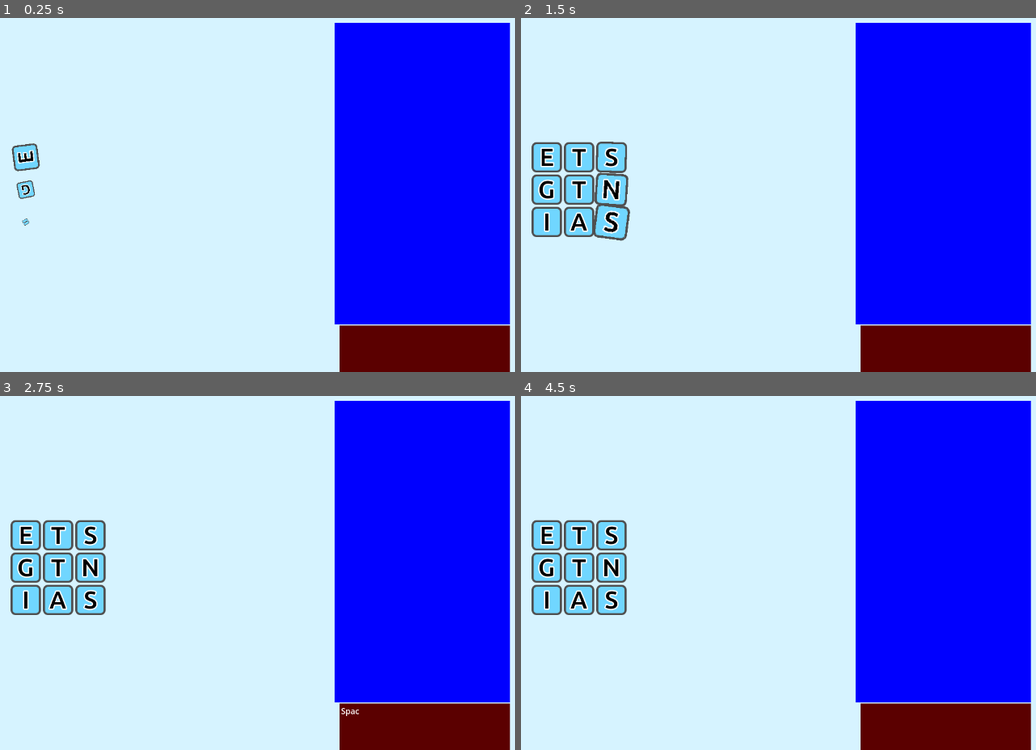
Above: before the commit, frames 1-4 (two rows, left to right).
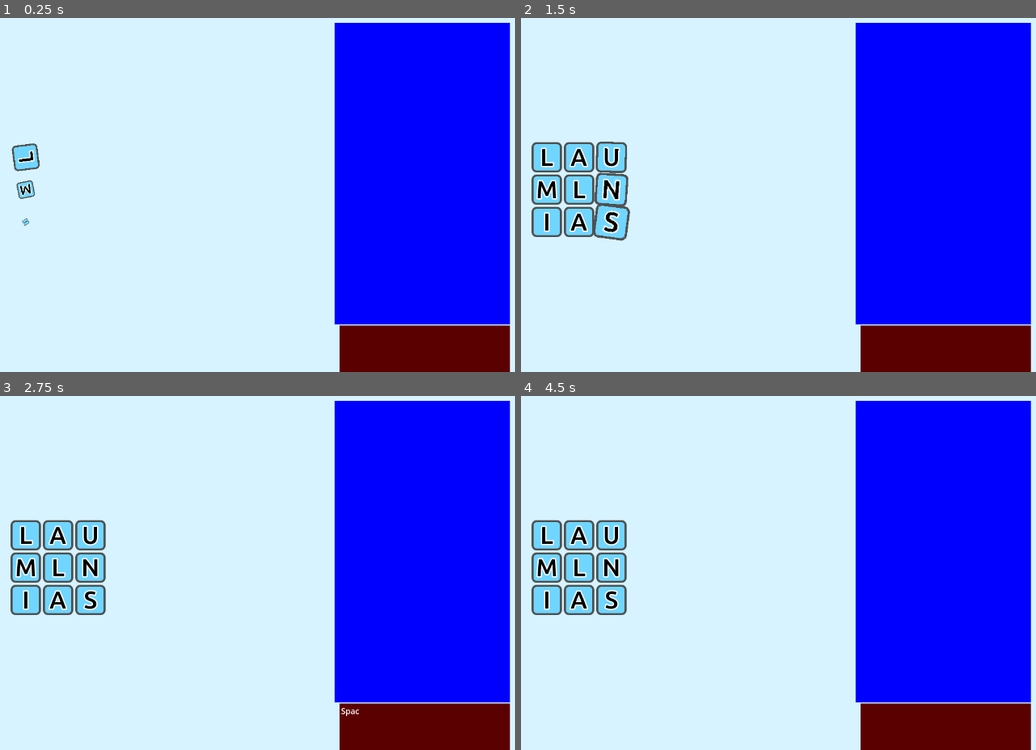
Above: after the commit, the same moments.

Repository: daoudclarke/word-search-extreme
Game: Godot game, scene res://word_search.tscn
Two runs of this game, one before a commit and one after it. Both use one fixed random seed, a clock stepped at 60 frames per second and the inputs below.
Inputs:
- Up to frame 1 (0.25 s): no input
- Up to frame 2 (1.5 s): tap Enter at 0.5, 1.35 s; tap Backspace at 0.6 s
- Up to frame 3 (2.75 s): tap Space at 2 s; tap Backspace at 2.1 s
- Up to frame 4 (4.5 s): tap Enter at 2.75, 2.85, 4.25, 4.35 s; tap Space at 3.5 s; tap Backspace at 3.6 s

The runs differ from the first frame. In frame 1, 0.1% of the frame differs, in the area x 3-7%, y 37-51%; in frame 2, 0.7%, in the area x 2-20%, y 36-52%; in frame 3, 0.7%; in frame 4, 0.7%.

Commit message:
Just use letter_index and set the cells at the end

Diff:
--- a/word_search.gd
+++ b/word_search.gd
@@ -51,34 +51,44 @@
 
 	var sequences = get_letter_sequences(start_word, letter_index, 1)
 
-	letter_index[""] = []
+
 	update_board_with_word(start_word, sequences[0], letter_index)
 
-	for location in sequences[0]:
-		var neighbours = get_neighbours(location)
-		for neighbour in neighbours:
-			if neighbour not in letter_index[""]:
-				letter_index[""].append(neighbour)
-
-	for j in range(10):
+	for j in range(1):
+		for location in sequences[0]:
+			var neighbours = get_neighbours(location)
+			for neighbour in neighbours:
+				if neighbour not in letter_index[""]:
+					letter_index[""].append(neighbour)
+
 		var word = big_words[randi_range(0, len(big_words) - 1)]
 		sequences = get_letter_sequences(word, letter_index, 1)
 		if len(sequences) > 0:
 			update_board_with_word(word, sequences[0], letter_index)
 
+	for k in letter_index:
+		for location in letter_index[k]:
+			cell_letters[location] = k
+
 
 func update_board_with_word(word: String, sequence: Array, letter_index: Dictionary):
 	print("Updating board with word: ", word)
-	print("Board before ", cell_letters)
+	print("Using sequence: ", sequence)
+	print("Board before ", letter_index)
 	var i = 0
 	for location in sequence:
-		cell_letters[location] = word[i]
 		if word[i] not in letter_index:
 			letter_index[word[i]] = [location]
 		else:
 			letter_index[word[i]].append(location)
 		i += 1
-	print("Board after ", cell_letters)
+
+	var new_wildcards = []
+	for location in letter_index[""]:
+		if location not in sequence:
+			new_wildcards.append(location)
+	letter_index[""] = new_wildcards
+	print("Board after ", letter_index)
 
 
 
